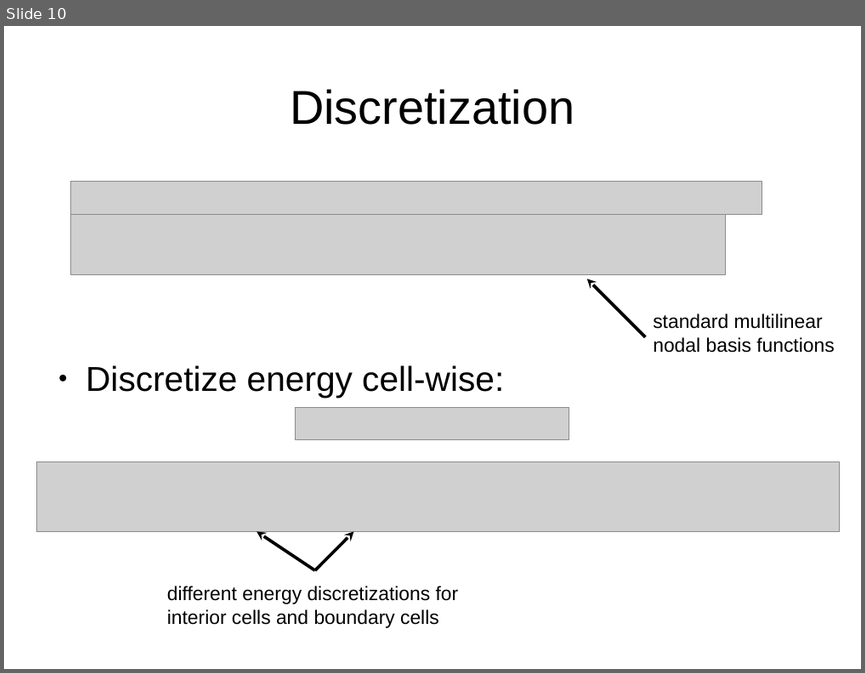
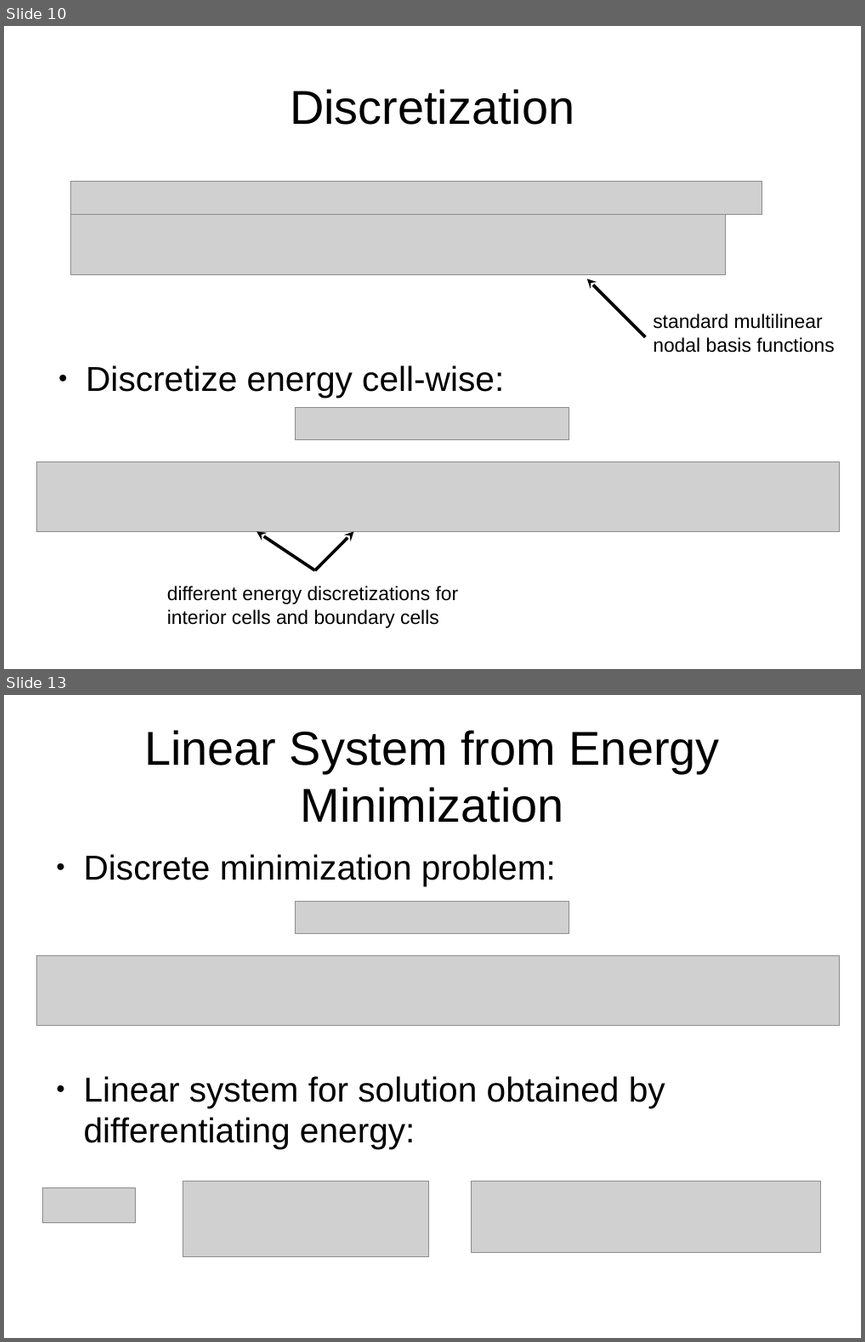
Before and after one commit to jhellrung/documents, a slide deck: presentations/sandia.2011.11.08/slides.odp. Shown one above the other, each under a label of ours: slide 10 before the commit, slides 10 and 13 after it; the slides between them are not shown. The pictures are 865x673 and 865x1342 pixels, drawn with LibreOffice and Linux fonts; fonts in the diff are those of the drawing; grey boxes stand for pictures. Boxes give left, top, right and bottom in pixels: in the first picture for what was removed or moved away, otherwise in the second. Text is boxed around its words. In the diff, an @@ line names an element or a change of style, - is before the commit and + after.

```diff
--- a/presentations/sandia.2011.11.08/slides.odp
+++ b/presentations/sandia.2011.11.08/slides.odp
@@ slide 13 added at (x1=4, y1=695, x2=861, y2=1338), background #FFFFFF @@
@@ title added at (x1=144, y1=730, x2=720, y2=823), 44 pt, text #000000 @@
+Linear System from Energy Minimization
@@ text added at (x1=84, y1=854, x2=556, y2=886), 32 pt, text #000000 @@
+● Discrete minimization problem:
@@ picture added at (x1=295, y1=901, x2=569, y2=934) @@
@@ picture added at (x1=36, y1=955, x2=840, y2=1026) @@
@@ text added at (x1=84, y1=1076, x2=665, y2=1149), 32 pt, text #000000 @@
+● Linear system for solution obtained by differentiating energy:
@@ picture added at (x1=43, y1=1187, x2=136, y2=1222) @@
@@ picture added at (x1=182, y1=1181, x2=428, y2=1256) @@
@@ picture added at (x1=472, y1=1181, x2=820, y2=1253) @@
```
Also in this commit, not shown: 3 other slides added.
